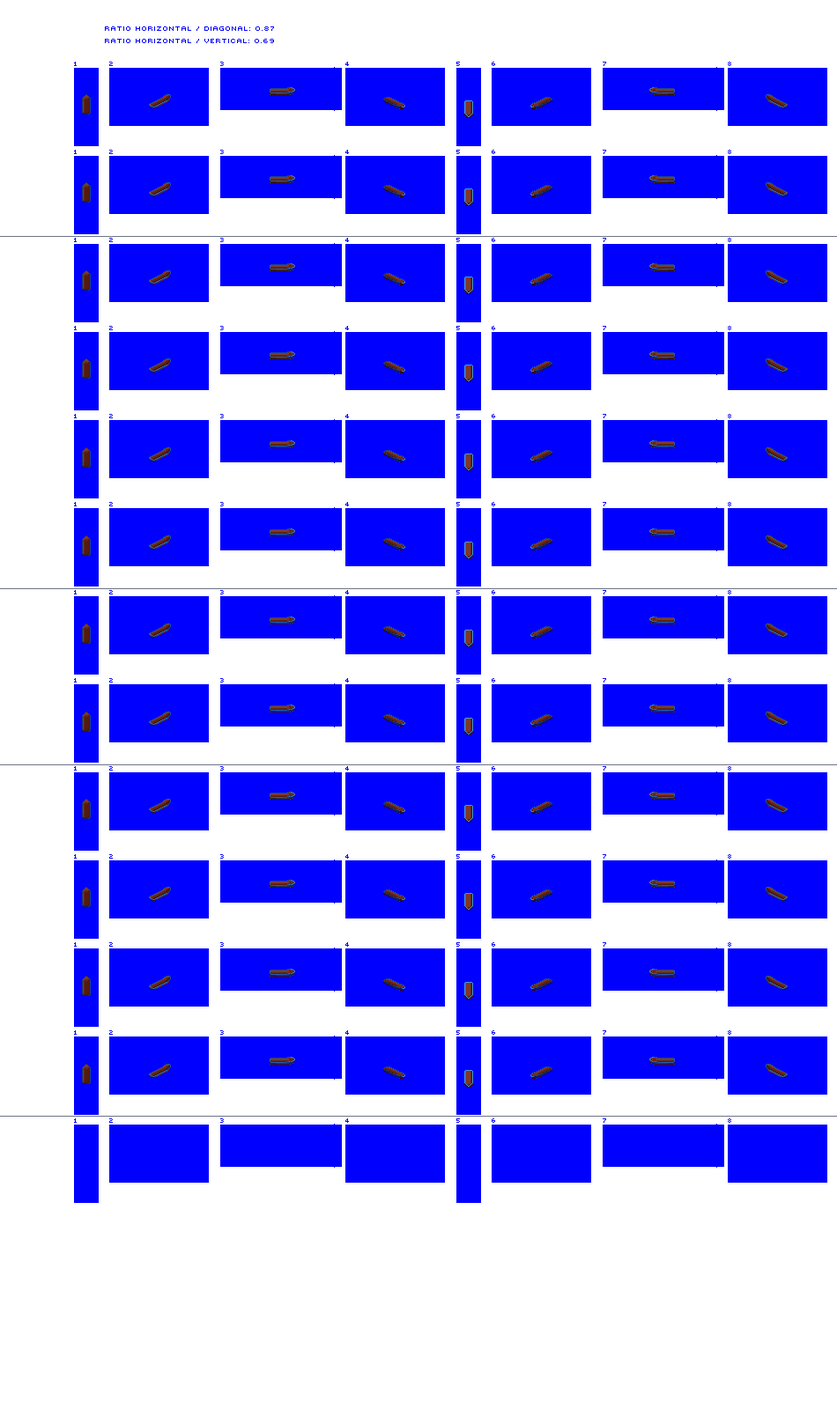
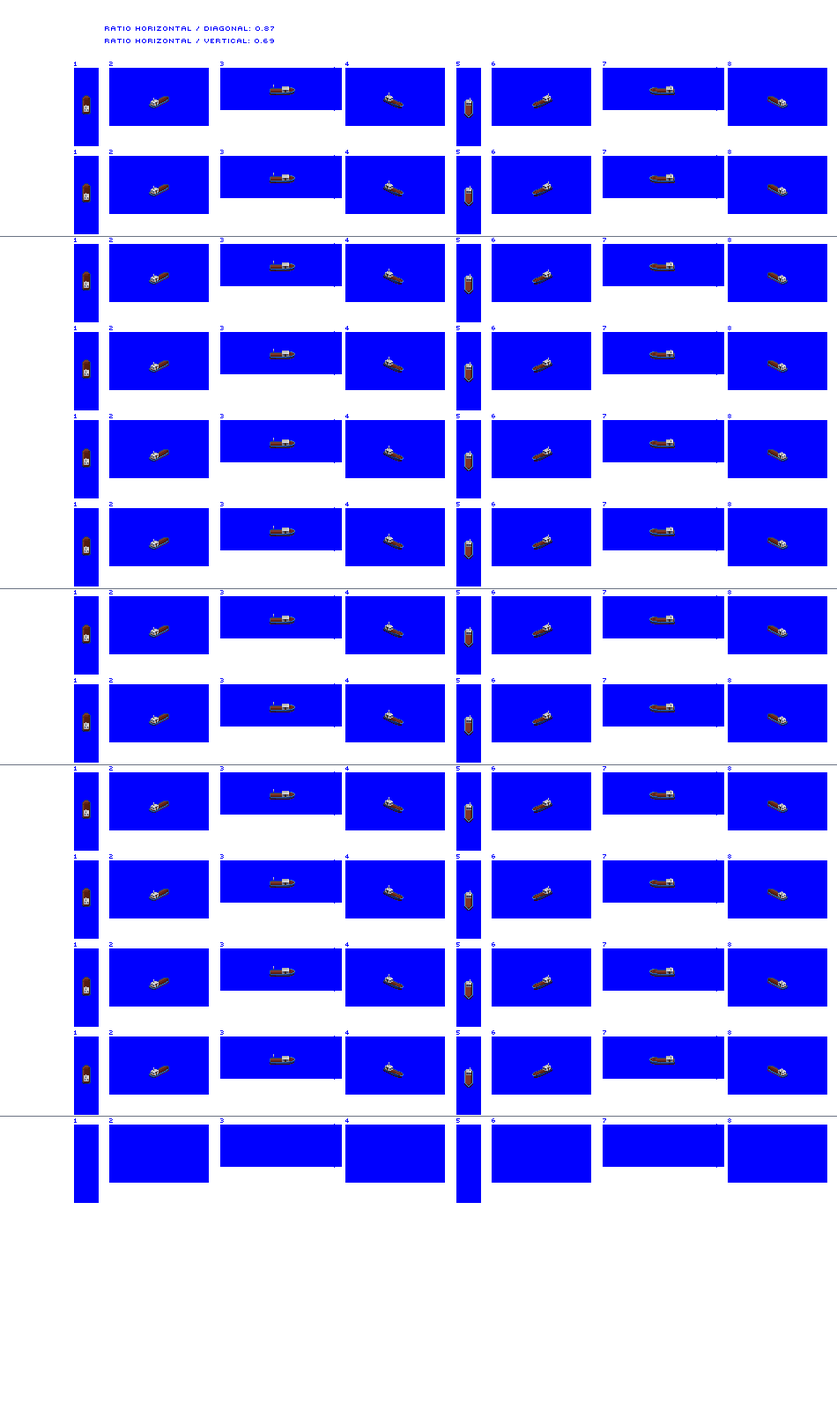
Before/after of a 837x1409 layered artwork. What changed in the layer stack:
showed "greeble", painted on it over [85, 84, 783, 1079]
added layer "wheelhouse 1 copy" above "wheelhouse 1" over [83, 86, 786, 1082]
painted on "utility vessel" over [85, 94, 783, 1080]
